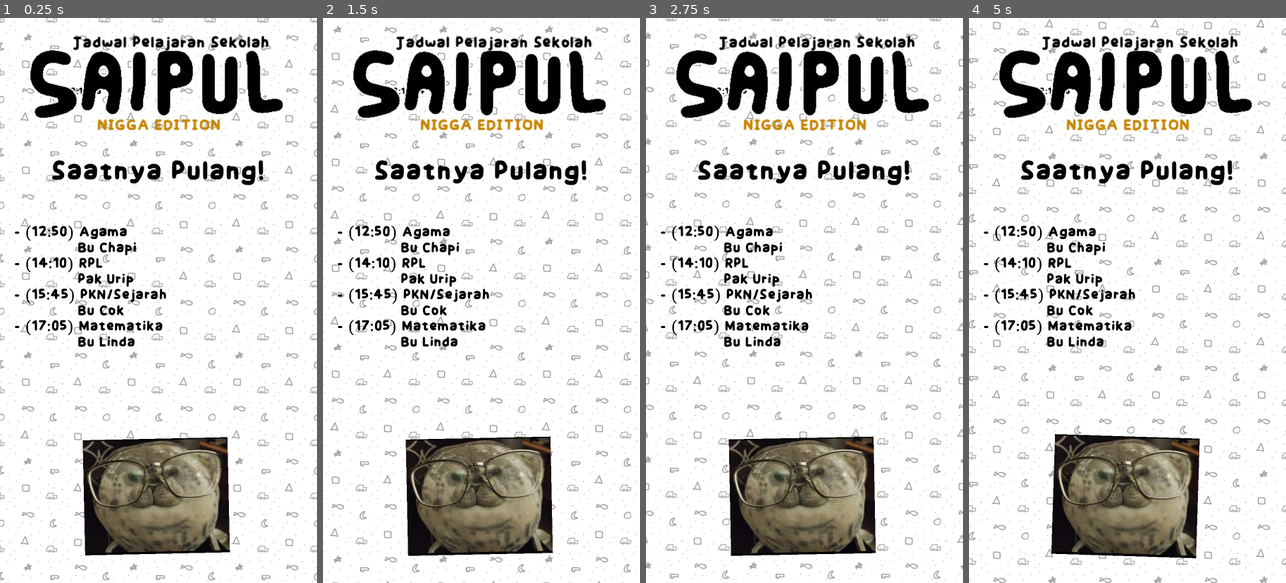
Above: before the commit, frames 1-4 (left to right).
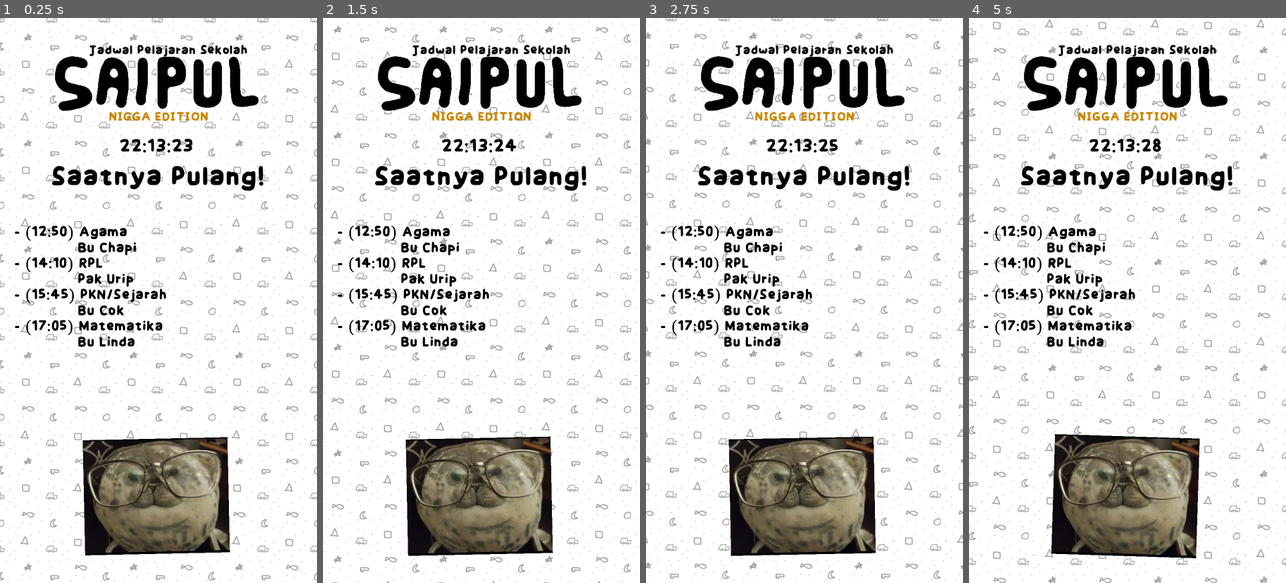
Above: after the commit, the same moments.

Repository: zdev2/saipul-app
Game: Godot game, scene res://scenes/homepage.tscn
The game is run twice, just before and just after one commit, with the same random seed, the same clock (stepped at 60 frames per second) and the same inputs.
Inputs:
- Up to frame 1 (0.25 s): no input
- Up to frame 2 (1.5 s): no input
- Up to frame 3 (2.75 s): no input
- Up to frame 4 (5 s): no input

The runs differ from the first frame. In frame 1, 7.8% of the frame differs, in the area x 9-90%, y 3-31%; in frame 2, 7.8%; in frame 3, 7.8%; in frame 4, 7.9%, in the area x 8-90%, y 3-31%.

Commit message:
second commit

Diff:
--- a/scenes/homepage.tscn
+++ b/scenes/homepage.tscn
@@ -21,7 +21,6 @@
 script = ExtResource("1_83gn6")
 
 [node name="BG" type="TextureRect" parent="."]
-visible = false
 material = SubResource("ShaderMaterial_wohdl")
 offset_left = -32.0
 offset_top = -40.0
@@ -44,9 +43,9 @@
 anchor_right = 1.463
 anchor_bottom = -3.35
 offset_left = 32.0
-offset_top = 400.0
+offset_top = 416.0
 offset_right = 864.0
-offset_bottom = 548.0
+offset_bottom = 566.0
 grow_horizontal = 2
 theme = ExtResource("4_x7jcu")
 theme_override_font_sizes/normal_font_size = 92
@@ -62,7 +61,7 @@
 offset_left = 40.0
 offset_top = 584.0
 offset_right = 864.0
-offset_bottom = 1164.0
+offset_bottom = 1128.0
 grow_horizontal = 2
 theme = ExtResource("4_x7jcu")
 theme_override_font_sizes/normal_font_size = 48
@@ -70,11 +69,12 @@
 text = "Mapel: "
 
 [node name="Time" type="RichTextLabel" parent="."]
-offset_left = 134.0
-offset_top = 196.0
-offset_right = 338.0
-offset_bottom = 225.0
+offset_left = 112.0
+offset_top = 341.0
+offset_right = 776.0
+offset_bottom = 400.0
 theme = ExtResource("4_x7jcu")
+theme_override_font_sizes/normal_font_size = 60
 text = "Time: "
 script = ExtResource("5_v3dpd")
 
@@ -99,7 +99,7 @@
 
 [node name="Title" type="Sprite2D" parent="."]
 position = Vector2(446.461, 179.875)
-scale = Vector2(1.78597, 1.78597)
+scale = Vector2(1.44065, 1.44065)
 texture = ExtResource("4_puuk7")
 
 [node name="description" type="RichTextLabel" parent="Title"]
